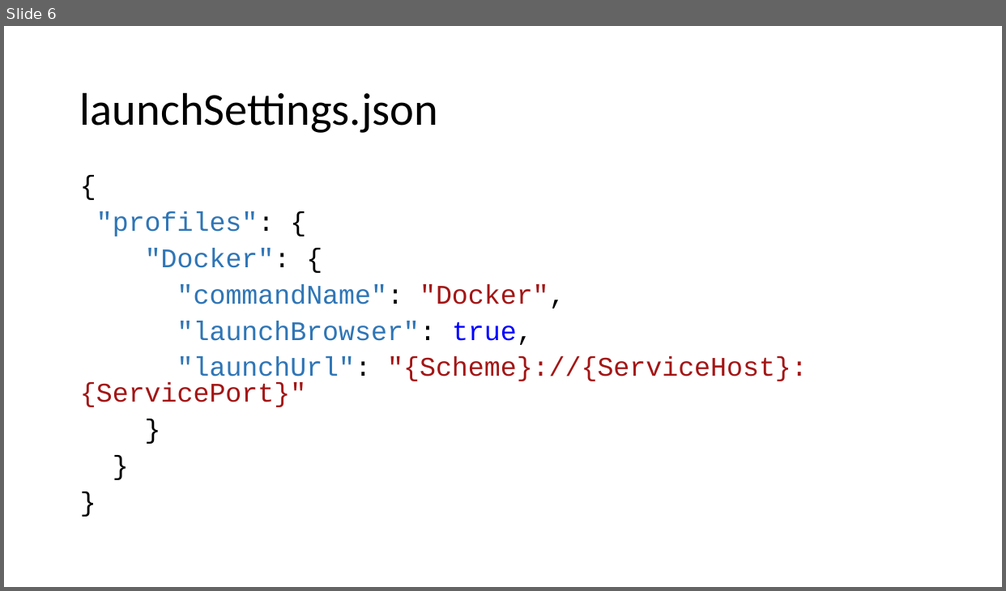
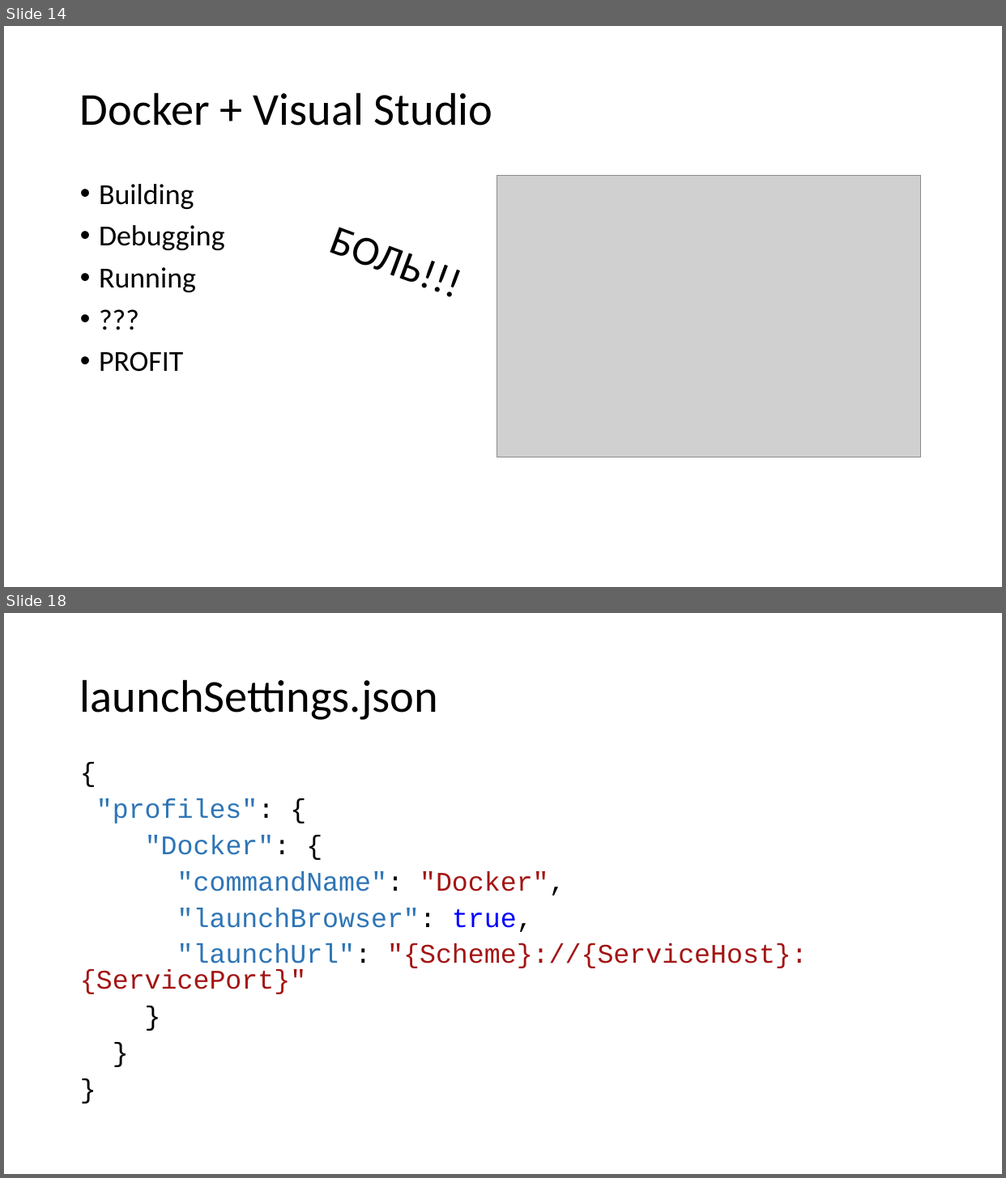
Before and after one commit to kugushev/presentations, a slide deck: 2019_VisualStudio-And-Docker/Presentation.pptx. Shown one above the other, each under a label of ours: slide 6 before the commit, slides 14 and 18 after it; the slides between them are not shown. The pictures are 1006x591 and 1006x1178 pixels, drawn with LibreOffice and Linux fonts; fonts in the diff are those of the drawing; grey boxes stand for pictures. Boxes give left, top, right and bottom in pixels: in the first picture for what was removed or moved away, otherwise in the second. Text is boxed around its words. In the diff, an @@ line names an element or a change of style, - is before the commit and + after.

```diff
--- a/2019_VisualStudio-And-Docker/Presentation.pptx
+++ b/2019_VisualStudio-And-Docker/Presentation.pptx
@@ slide 14 added at (x1=4, y1=26, x2=1002, y2=587), background #FFFFFF @@
@@ title added at (x1=80, y1=92, x2=493, y2=126), 44 pt, text #000000 @@
+Docker + Visual Studio
@@ text added at (x1=99, y1=184, x2=225, y2=372), 28 pt, text #000000 @@
+• Building
+• Debugging
+• Running
+• ???
+• PROFIT
@@ picture added at (x1=496, y1=176, x2=921, y2=457) @@
@@ text added at (x1=317, y1=207, x2=530, y2=332), 40 pt, text #000000 @@
+БОЛЬ!!!
@@ what was slide 6 is now slide 18 @@
```
Also in this commit, not shown: 13 slides changed, 11 other slides added, 1 other file.
